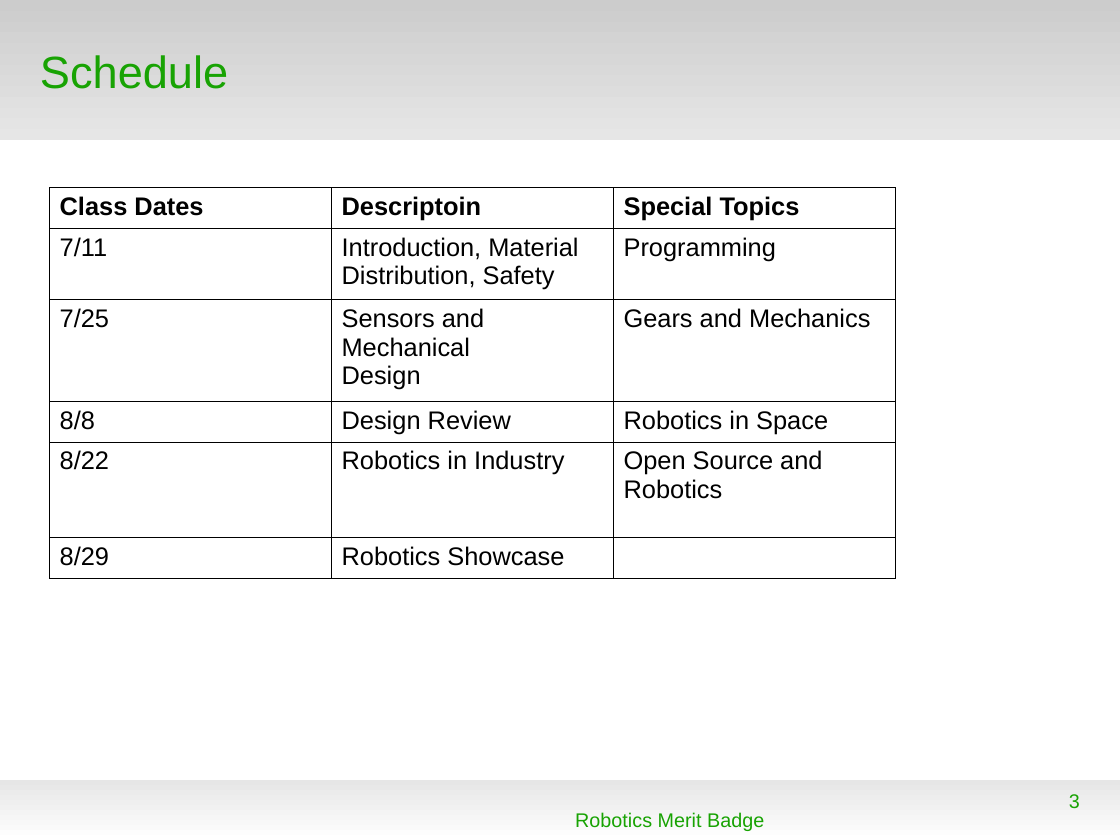
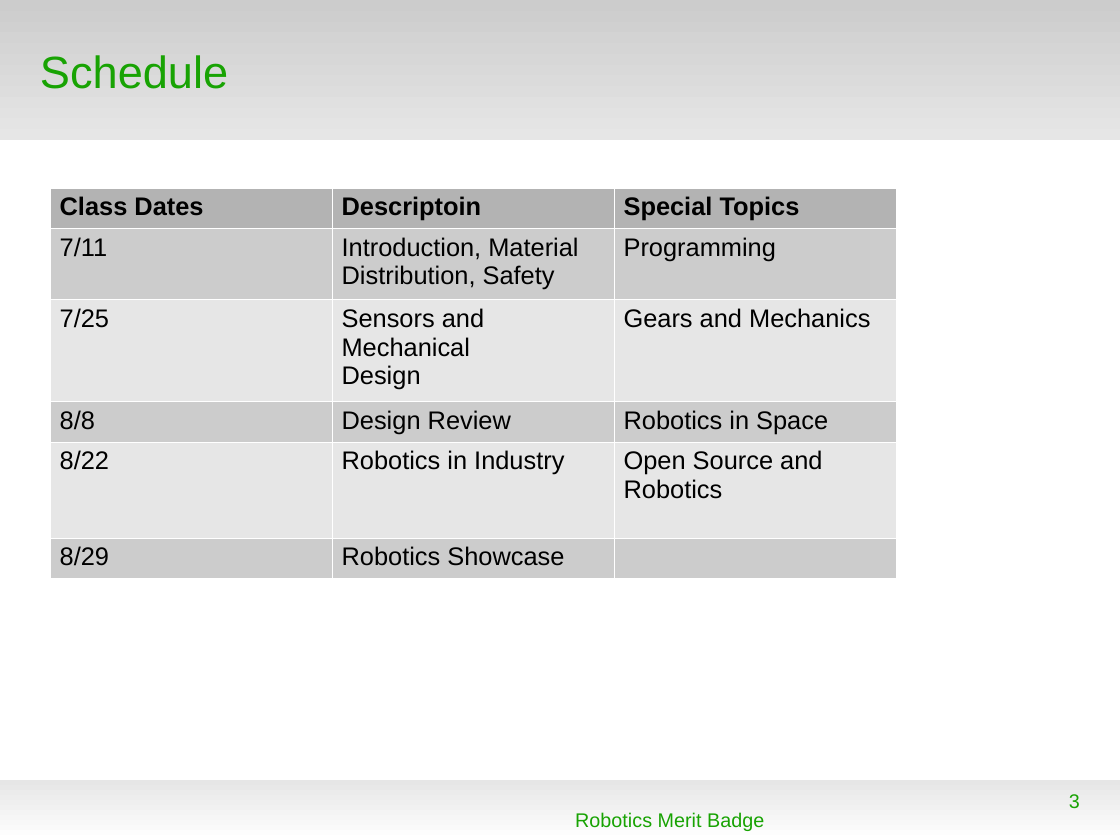
Before and after one commit to mcli/RoboticsMB, a slide deck: slide 3 of doc/RMB_Session1.odp. Drawn at 1120x840 pixels with LibreOffice and Linux fonts; fonts in the diff are those of the drawing; background and template pictures are left out. Boxes give left, top, right and bottom in pixels: in the first picture for what was removed or moved away, otherwise in the second. Text is boxed around its words. In the diff, an @@ line names an element or a change of style, - is before the commit and + after.

```diff
--- a/doc/RMB_Session1.odp
+++ b/doc/RMB_Session1.odp
@@ table at (50,188,897,570) @@
@@ fill none to #B3B3B3 in row 1 @@
@@ fill none to #CCCCCC in 8 cells @@
@@ fill none to #E6E6E6 in 6 cells @@
@@ borders changed @@
```
Also in this commit, not shown: 1 other file.
